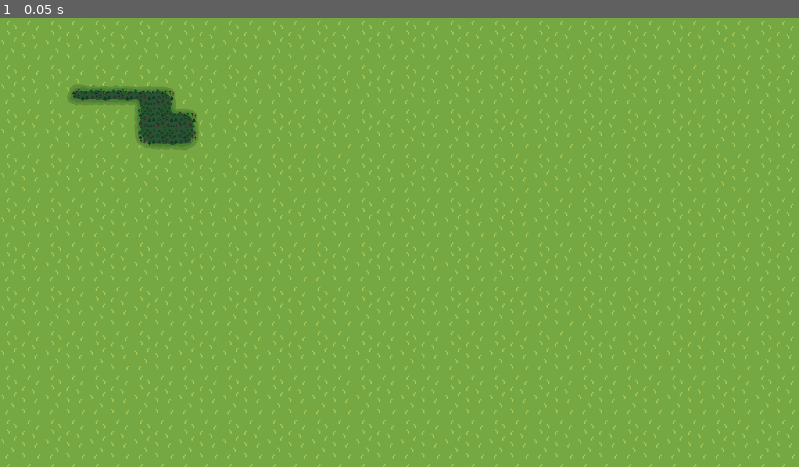
Above: before the commit, frame 1.
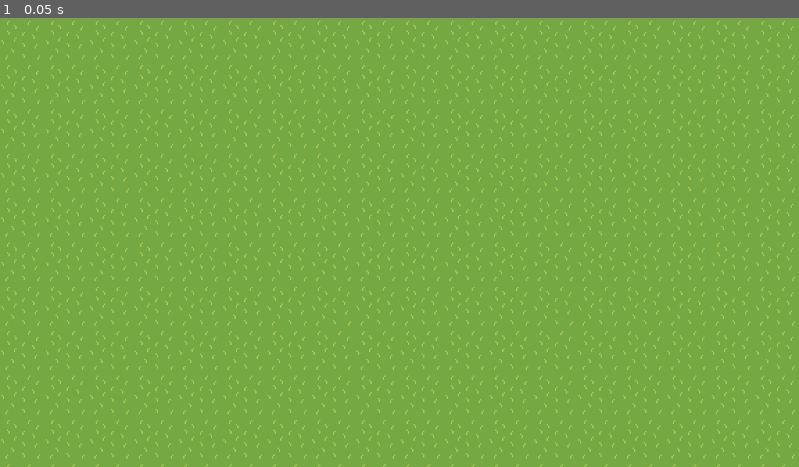
Above: after the commit, the same moment.

Repository: Open-Source-Software-Development/Cardtorium
Game: Godot game, scene res://Scenes/local_multiplayer.tscn
Same seed, same stepped clock (60 frames per second), same inputs: the game is played once before the commit and once after it. The project has no main scene, so this scene is started directly.
Inputs:
- Up to frame 1 (0.05 s): no input

The runs differ from the first frame. In frame 1, 1.2% of the frame differs, in the area x 8-25%, y 14-30%.

Commit message:
Update local_multiplayer.tscn
Finished setting up autotile code

Diff:
--- a/Scenes/local_multiplayer.tscn
+++ b/Scenes/local_multiplayer.tscn
@@ -1,8 +1,10 @@
-[gd_scene load_steps=6 format=3 uid="uid://bhw1nonik7kgl"]
+[gd_scene load_steps=10 format=3 uid="uid://bhw1nonik7kgl"]
 
 [ext_resource type="Script" path="res://Scenes/local_multiplayer.gd" id="1_pn1qt"]
 [ext_resource type="Texture2D" uid="uid://cy60wb4c6abpk" path="res://Assets/forest.png" id="2_5a3g8"]
 [ext_resource type="Texture2D" uid="uid://cx2mc22le2tnq" path="res://Assets/bg.png" id="2_yes3i"]
+[ext_resource type="Texture2D" uid="uid://deyqxd6p57wac" path="res://Assets/mountain.png" id="3_a8k6f"]
+[ext_resource type="Texture2D" uid="uid://otby6u4c8iit" path="res://Assets/water.png" id="4_erujv"]
 
 [sub_resource type="TileSetAtlasSource" id="TileSetAtlasSource_vd3i8"]
 texture = ExtResource("2_5a3g8")
@@ -337,6 +339,672 @@
 6:3/0/terrains_peering_bit/top_side = 0
 6:3/0/terrains_peering_bit/top_right_corner = 0
 
+[sub_resource type="TileSetAtlasSource" id="TileSetAtlasSource_2lbnf"]
+texture = ExtResource("3_a8k6f")
+texture_region_size = Vector2i(32, 32)
+0:0/0 = 0
+0:0/0/terrain_set = 0
+0:0/0/terrain = 1
+0:0/0/terrains_peering_bit/right_side = 1
+0:0/0/terrains_peering_bit/bottom_right_corner = 1
+0:0/0/terrains_peering_bit/bottom_side = 1
+1:0/0 = 0
+1:0/0/terrain_set = 0
+1:0/0/terrain = 1
+1:0/0/terrains_peering_bit/right_side = 1
+1:0/0/terrains_peering_bit/bottom_right_corner = 1
+1:0/0/terrains_peering_bit/bottom_side = 1
+1:0/0/terrains_peering_bit/bottom_left_corner = 1
+1:0/0/terrains_peering_bit/left_side = 1
+2:0/0 = 0
+2:0/0/terrain_set = 0
+2:0/0/terrain = 1
+2:0/0/terrains_peering_bit/bottom_side = 1
+2:0/0/terrains_peering_bit/bottom_left_corner = 1
+2:0/0/terrains_peering_bit/left_side = 1
+3:0/0 = 0
+3:0/0/terrain_set = 0
+3:0/0/terrain = 1
+3:0/0/terrains_peering_bit/bottom_side = 1
+4:0/0 = 0
+4:0/0/terrain_set = 0
+4:0/0/terrain = 1
+4:0/0/terrains_peering_bit/right_side = 1
+4:0/0/terrains_peering_bit/bottom_side = 1
+5:0/0 = 0
+5:0/0/terrain_set = 0
+5:0/0/terrain = 1
+5:0/0/terrains_peering_bit/right_side = 1
+5:0/0/terrains_peering_bit/bottom_side = 1
+5:0/0/terrains_peering_bit/bottom_left_corner = 1
+5:0/0/terrains_peering_bit/left_side = 1
+6:0/0 = 0
+6:0/0/terrain_set = 0
+6:0/0/terrain = 1
+6:0/0/terrains_peering_bit/right_side = 1
+6:0/0/terrains_peering_bit/bottom_right_corner = 1
+6:0/0/terrains_peering_bit/bottom_side = 1
+6:0/0/terrains_peering_bit/left_side = 1
+7:0/0 = 0
+7:0/0/terrain_set = 0
+7:0/0/terrain = 1
+7:0/0/terrains_peering_bit/bottom_side = 1
+7:0/0/terrains_peering_bit/left_side = 1
+8:0/0 = 0
+8:0/0/terrain_set = 0
+8:0/0/terrain = 1
+8:0/0/terrains_peering_bit/right_side = 1
+8:0/0/terrains_peering_bit/bottom_side = 1
+8:0/0/terrains_peering_bit/left_side = 1
+9:0/0 = 0
+9:0/0/terrain_set = 0
+9:0/0/terrain = 1
+9:0/0/terrains_peering_bit/right_side = 1
+9:0/0/terrains_peering_bit/bottom_right_corner = 1
+9:0/0/terrains_peering_bit/bottom_side = 1
+9:0/0/terrains_peering_bit/left_side = 1
+9:0/0/terrains_peering_bit/top_left_corner = 1
+9:0/0/terrains_peering_bit/top_side = 1
+0:1/0 = 0
+0:1/0/terrain_set = 0
+0:1/0/terrain = 1
+0:1/0/terrains_peering_bit/right_side = 1
+0:1/0/terrains_peering_bit/bottom_right_corner = 1
+0:1/0/terrains_peering_bit/bottom_side = 1
+0:1/0/terrains_peering_bit/top_side = 1
+0:1/0/terrains_peering_bit/top_right_corner = 1
+1:1/0 = 0
+1:1/0/terrain_set = 0
+1:1/0/terrain = 1
+1:1/0/terrains_peering_bit/right_side = 1
+1:1/0/terrains_peering_bit/bottom_right_corner = 1
+1:1/0/terrains_peering_bit/bottom_side = 1
+1:1/0/terrains_peering_bit/bottom_left_corner = 1
+1:1/0/terrains_peering_bit/left_side = 1
+1:1/0/terrains_peering_bit/top_left_corner = 1
+1:1/0/terrains_peering_bit/top_side = 1
+1:1/0/terrains_peering_bit/top_right_corner = 1
+2:1/0 = 0
+2:1/0/terrain_set = 0
+2:1/0/terrain = 1
+2:1/0/terrains_peering_bit/bottom_side = 1
+2:1/0/terrains_peering_bit/bottom_left_corner = 1
+2:1/0/terrains_peering_bit/left_side = 1
+2:1/0/terrains_peering_bit/top_left_corner = 1
+2:1/0/terrains_peering_bit/top_side = 1
+3:1/0 = 0
+3:1/0/terrain_set = 0
+3:1/0/terrain = 1
+3:1/0/terrains_peering_bit/bottom_side = 1
+3:1/0/terrains_peering_bit/top_side = 1
+4:1/0 = 0
+4:1/0/terrain_set = 0
+4:1/0/terrain = 1
+4:1/0/terrains_peering_bit/right_side = 1
+4:1/0/terrains_peering_bit/bottom_side = 1
+4:1/0/terrains_peering_bit/top_side = 1
+4:1/0/terrains_peering_bit/top_right_corner = 1
+5:1/0 = 0
+5:1/0/terrain_set = 0
+5:1/0/terrain = 1
+5:1/0/terrains_peering_bit/right_side = 1
+5:1/0/terrains_peering_bit/bottom_side = 1
+5:1/0/terrains_peering_bit/bottom_left_corner = 1
+5:1/0/terrains_peering_bit/left_side = 1
+5:1/0/terrains_peering_bit/top_left_corner = 1
+5:1/0/terrains_peering_bit/top_side = 1
+5:1/0/terrains_peering_bit/top_right_corner = 1
+6:1/0 = 0
+6:1/0/terrain_set = 0
+6:1/0/terrain = 1
+6:1/0/terrains_peering_bit/right_side = 1
+6:1/0/terrains_peering_bit/bottom_right_corner = 1
+6:1/0/terrains_peering_bit/bottom_side = 1
+6:1/0/terrains_peering_bit/left_side = 1
+6:1/0/terrains_peering_bit/top_left_corner = 1
+6:1/0/terrains_peering_bit/top_side = 1
+6:1/0/terrains_peering_bit/top_right_corner = 1
+7:1/0 = 0
+7:1/0/terrain_set = 0
+7:1/0/terrain = 1
+7:1/0/terrains_peering_bit/bottom_side = 1
+7:1/0/terrains_peering_bit/left_side = 1
+7:1/0/terrains_peering_bit/top_left_corner = 1
+7:1/0/terrains_peering_bit/top_side = 1
+8:1/0 = 0
+8:1/0/terrain_set = 0
+8:1/0/terrain = 1
+8:1/0/terrains_peering_bit/right_side = 1
+8:1/0/terrains_peering_bit/bottom_side = 1
+8:1/0/terrains_peering_bit/left_side = 1
+8:1/0/terrains_peering_bit/top_left_corner = 1
+8:1/0/terrains_peering_bit/top_side = 1
+8:1/0/terrains_peering_bit/top_right_corner = 1
+9:1/0 = 0
+9:1/0/terrain_set = 0
+9:1/0/terrain = 1
+9:1/0/terrains_peering_bit/right_side = 1
+9:1/0/terrains_peering_bit/bottom_side = 1
+9:1/0/terrains_peering_bit/bottom_left_corner = 1
+9:1/0/terrains_peering_bit/left_side = 1
+9:1/0/terrains_peering_bit/top_side = 1
+9:1/0/terrains_peering_bit/top_right_corner = 1
+0:2/0 = 0
+0:2/0/terrain_set = 0
+0:2/0/terrain = 1
+0:2/0/terrains_peering_bit/right_side = 1
+0:2/0/terrains_peering_bit/top_side = 1
+0:2/0/terrains_peering_bit/top_right_corner = 1
+1:2/0 = 0
+1:2/0/terrain_set = 0
+1:2/0/terrain = 1
+1:2/0/terrains_peering_bit/right_side = 1
+1:2/0/terrains_peering_bit/left_side = 1
+1:2/0/terrains_peering_bit/top_left_corner = 1
+1:2/0/terrains_peering_bit/top_side = 1
+1:2/0/terrains_peering_bit/top_right_corner = 1
+2:2/0 = 0
+2:2/0/terrain_set = 0
+2:2/0/terrain = 1
+2:2/0/terrains_peering_bit/left_side = 1
+2:2/0/terrains_peering_bit/top_left_corner = 1
+2:2/0/terrains_peering_bit/top_side = 1
+3:2/0 = 0
+3:2/0/terrain_set = 0
+3:2/0/terrain = 1
+3:2/0/terrains_peering_bit/top_side = 1
+4:2/0 = 0
+4:2/0/terrain_set = 0
+4:2/0/terrain = 1
+4:2/0/terrains_peering_bit/right_side = 1
+4:2/0/terrains_peering_bit/bottom_right_corner = 1
+4:2/0/terrains_peering_bit/bottom_side = 1
+4:2/0/terrains_peering_bit/top_side = 1
+5:2/0 = 0
+5:2/0/terrain_set = 0
+5:2/0/terrain = 1
+5:2/0/terrains_peering_bit/right_side = 1
+5:2/0/terrains_peering_bit/bottom_right_corner = 1
+5:2/0/terrains_peering_bit/bottom_side = 1
+5:2/0/terrains_peering_bit/bottom_left_corner = 1
+5:2/0/terrains_peering_bit/left_side = 1
+5:2/0/terrains_peering_bit/top_left_corner = 1
+5:2/0/terrains_peering_bit/top_side = 1
+6:2/0 = 0
+6:2/0/terrain_set = 0
+6:2/0/terrain = 1
+6:2/0/terrains_peering_bit/right_side = 1
+6:2/0/terrains_peering_bit/bottom_right_corner = 1
+6:2/0/terrains_peering_bit/bottom_side = 1
+6:2/0/terrains_peering_bit/bottom_left_corner = 1
+6:2/0/terrains_peering_bit/left_side = 1
+6:2/0/terrains_peering_bit/top_side = 1
+6:2/0/terrains_peering_bit/top_right_corner = 1
+7:2/0 = 0
+7:2/0/terrain_set = 0
+7:2/0/terrain = 1
+7:2/0/terrains_peering_bit/bottom_side = 1
+7:2/0/terrains_peering_bit/bottom_left_corner = 1
+7:2/0/terrains_peering_bit/left_side = 1
+7:2/0/terrains_peering_bit/top_side = 1
+8:2/0 = 0
+8:2/0/terrain_set = 0
+8:2/0/terrain = 1
+8:2/0/terrains_peering_bit/right_side = 1
+8:2/0/terrains_peering_bit/bottom_right_corner = 1
+8:2/0/terrains_peering_bit/bottom_side = 1
+8:2/0/terrains_peering_bit/bottom_left_corner = 1
+8:2/0/terrains_peering_bit/left_side = 1
+8:2/0/terrains_peering_bit/top_side = 1
+9:2/0 = 0
+9:2/0/terrain_set = 0
+9:2/0/terrain = 1
+9:2/0/terrains_peering_bit/right_side = 1
+9:2/0/terrains_peering_bit/bottom_right_corner = 1
+9:2/0/terrains_peering_bit/bottom_side = 1
+9:2/0/terrains_peering_bit/left_side = 1
+9:2/0/terrains_peering_bit/top_side = 1
+10:2/0 = 0
+10:2/0/terrain_set = 0
+10:2/0/terrain = 1
+10:2/0/terrains_peering_bit/right_side = 1
+10:2/0/terrains_peering_bit/bottom_side = 1
+10:2/0/terrains_peering_bit/bottom_left_corner = 1
+10:2/0/terrains_peering_bit/left_side = 1
+10:2/0/terrains_peering_bit/top_side = 1
+0:3/0 = 0
+0:3/0/terrain_set = 0
+0:3/0/terrain = 1
+0:3/0/terrains_peering_bit/right_side = 1
+1:3/0 = 0
+1:3/0/terrain_set = 0
+1:3/0/terrain = 1
+1:3/0/terrains_peering_bit/right_side = 1
+1:3/0/terrains_peering_bit/left_side = 1
+2:3/0 = 0
+2:3/0/terrain_set = 0
+2:3/0/terrain = 1
+2:3/0/terrains_peering_bit/left_side = 1
+3:3/0 = 0
+3:3/0/terrain_set = 0
+3:3/0/terrain = 1
+4:3/0 = 0
+4:3/0/terrain_set = 0
+4:3/0/terrain = 1
+4:3/0/terrains_peering_bit/right_side = 1
+4:3/0/terrains_peering_bit/top_side = 1
+5:3/0 = 0
+5:3/0/terrain_set = 0
+5:3/0/terrain = 1
+5:3/0/terrains_peering_bit/right_side = 1
+5:3/0/terrains_peering_bit/left_side = 1
+5:3/0/terrains_peering_bit/top_left_corner = 1
+5:3/0/terrains_peering_bit/top_side = 1
+6:3/0 = 0
+6:3/0/terrain_set = 0
+6:3/0/terrain = 1
+6:3/0/terrains_peering_bit/right_side = 1
+6:3/0/terrains_peering_bit/left_side = 1
+6:3/0/terrains_peering_bit/top_side = 1
+6:3/0/terrains_peering_bit/top_right_corner = 1
+7:3/0 = 0
+7:3/0/terrain_set = 0
+7:3/0/terrain = 1
+7:3/0/terrains_peering_bit/left_side = 1
+7:3/0/terrains_peering_bit/top_side = 1
+8:3/0 = 0
+8:3/0/terrain_set = 0
+8:3/0/terrain = 1
+8:3/0/terrains_peering_bit/right_side = 1
+8:3/0/terrains_peering_bit/left_side = 1
+8:3/0/terrains_peering_bit/top_side = 1
+9:3/0 = 0
+9:3/0/terrain_set = 0
+9:3/0/terrain = 1
+9:3/0/terrains_peering_bit/right_side = 1
+9:3/0/terrains_peering_bit/bottom_side = 1
+9:3/0/terrains_peering_bit/left_side = 1
+9:3/0/terrains_peering_bit/top_side = 1
+9:3/0/terrains_peering_bit/top_right_corner = 1
+10:3/0 = 0
+10:3/0/terrain_set = 0
+10:3/0/terrain = 1
+10:3/0/terrains_peering_bit/right_side = 1
+10:3/0/terrains_peering_bit/bottom_side = 1
+10:3/0/terrains_peering_bit/left_side = 1
+10:3/0/terrains_peering_bit/top_left_corner = 1
+10:3/0/terrains_peering_bit/top_side = 1
+4:4/0 = 0
+4:4/0/terrain_set = 0
+4:4/0/terrain = 1
+4:4/0/terrains_peering_bit/right_side = 1
+4:4/0/terrains_peering_bit/bottom_side = 1
+4:4/0/terrains_peering_bit/top_side = 1
+5:4/0 = 0
+5:4/0/terrain_set = 0
+5:4/0/terrain = 1
+5:4/0/terrains_peering_bit/right_side = 1
+5:4/0/terrains_peering_bit/bottom_side = 1
+5:4/0/terrains_peering_bit/bottom_left_corner = 1
+5:4/0/terrains_peering_bit/left_side = 1
+5:4/0/terrains_peering_bit/top_left_corner = 1
+5:4/0/terrains_peering_bit/top_side = 1
+6:4/0 = 0
+6:4/0/terrain_set = 0
+6:4/0/terrain = 1
+6:4/0/terrains_peering_bit/right_side = 1
+6:4/0/terrains_peering_bit/bottom_right_corner = 1
+6:4/0/terrains_peering_bit/bottom_side = 1
+6:4/0/terrains_peering_bit/left_side = 1
+6:4/0/terrains_peering_bit/top_side = 1
+6:4/0/terrains_peering_bit/top_right_corner = 1
+7:4/0 = 0
+7:4/0/terrain_set = 0
+7:4/0/terrain = 1
+7:4/0/terrains_peering_bit/bottom_side = 1
+7:4/0/terrains_peering_bit/left_side = 1
+7:4/0/terrains_peering_bit/top_side = 1
+8:4/0 = 0
+8:4/0/terrain_set = 0
+8:4/0/terrain = 1
+8:4/0/terrains_peering_bit/right_side = 1
+8:4/0/terrains_peering_bit/bottom_side = 1
+8:4/0/terrains_peering_bit/left_side = 1
+8:4/0/terrains_peering_bit/top_side = 1
+
+[sub_resource type="TileSetAtlasSource" id="TileSetAtlasSource_imnwa"]
+texture = ExtResource("4_erujv")
+texture_region_size = Vector2i(32, 32)
+0:0/0 = 0
+0:0/0/terrain_set = 0
+0:0/0/terrain = 2
+0:0/0/terrains_peering_bit/right_side = 2
+0:0/0/terrains_peering_bit/bottom_right_corner = 2
+0:0/0/terrains_peering_bit/bottom_side = 2
+1:0/0 = 0
+1:0/0/terrain_set = 0
+1:0/0/terrain = 2
+1:0/0/terrains_peering_bit/right_side = 2
+1:0/0/terrains_peering_bit/bottom_right_corner = 2
+1:0/0/terrains_peering_bit/bottom_side = 2
+1:0/0/terrains_peering_bit/bottom_left_corner = 2
+1:0/0/terrains_peering_bit/left_side = 2
+2:0/0 = 0
+2:0/0/terrain_set = 0
+2:0/0/terrain = 2
+2:0/0/terrains_peering_bit/bottom_side = 2
+2:0/0/terrains_peering_bit/bottom_left_corner = 2
+2:0/0/terrains_peering_bit/left_side = 2
+3:0/0 = 0
+3:0/0/terrain_set = 0
+3:0/0/terrain = 2
+3:0/0/terrains_peering_bit/bottom_side = 2
+4:0/0 = 0
+4:0/0/terrain_set = 0
+4:0/0/terrain = 2
+4:0/0/terrains_peering_bit/right_side = 2
+4:0/0/terrains_peering_bit/bottom_side = 2
+5:0/0 = 0
+5:0/0/terrain_set = 0
+5:0/0/terrain = 2
+5:0/0/terrains_peering_bit/right_side = 2
+5:0/0/terrains_peering_bit/bottom_side = 2
+5:0/0/terrains_peering_bit/bottom_left_corner = 2
+5:0/0/terrains_peering_bit/left_side = 2
+6:0/0 = 0
+6:0/0/terrain_set = 0
+6:0/0/terrain = 2
+6:0/0/terrains_peering_bit/right_side = 2
+6:0/0/terrains_peering_bit/bottom_right_corner = 2
+6:0/0/terrains_peering_bit/bottom_side = 2
+6:0/0/terrains_peering_bit/left_side = 2
+7:0/0 = 0
+7:0/0/terrain_set = 0
+7:0/0/terrain = 2
+7:0/0/terrains_peering_bit/bottom_side = 2
+7:0/0/terrains_peering_bit/left_side = 2
+8:0/0 = 0
+8:0/0/terrain_set = 0
+8:0/0/terrain = 2
+8:0/0/terrains_peering_bit/right_side = 2
+8:0/0/terrains_peering_bit/bottom_side = 2
+8:0/0/terrains_peering_bit/left_side = 2
+9:0/0 = 0
+9:0/0/terrain_set = 0
+9:0/0/terrain = 2
+9:0/0/terrains_peering_bit/right_side = 2
+9:0/0/terrains_peering_bit/bottom_right_corner = 2
+9:0/0/terrains_peering_bit/bottom_side = 2
+9:0/0/terrains_peering_bit/left_side = 2
+9:0/0/terrains_peering_bit/top_left_corner = 2
+9:0/0/terrains_peering_bit/top_side = 2
+0:1/0 = 0
+0:1/0/terrain_set = 0
+0:1/0/terrain = 2
+0:1/0/terrains_peering_bit/right_side = 2
+0:1/0/terrains_peering_bit/bottom_right_corner = 2
+0:1/0/terrains_peering_bit/bottom_side = 2
+0:1/0/terrains_peering_bit/top_side = 2
+0:1/0/terrains_peering_bit/top_right_corner = 2
+1:1/0 = 0
+1:1/0/terrain_set = 0
+1:1/0/terrain = 2
+1:1/0/terrains_peering_bit/right_side = 2
+1:1/0/terrains_peering_bit/bottom_right_corner = 2
+1:1/0/terrains_peering_bit/bottom_side = 2
+1:1/0/terrains_peering_bit/bottom_left_corner = 2
+1:1/0/terrains_peering_bit/left_side = 2
+1:1/0/terrains_peering_bit/top_left_corner = 2
+1:1/0/terrains_peering_bit/top_side = 2
+1:1/0/terrains_peering_bit/top_right_corner = 2
+2:1/0 = 0
+2:1/0/terrain_set = 0
+2:1/0/terrain = 2
+2:1/0/terrains_peering_bit/bottom_side = 2
+2:1/0/terrains_peering_bit/bottom_left_corner = 2
+2:1/0/terrains_peering_bit/left_side = 2
+2:1/0/terrains_peering_bit/top_left_corner = 2
+2:1/0/terrains_peering_bit/top_side = 2
+3:1/0 = 0
+3:1/0/terrain_set = 0
+3:1/0/terrain = 2
+3:1/0/terrains_peering_bit/bottom_side = 2
+3:1/0/terrains_peering_bit/top_side = 2
+4:1/0 = 0
+4:1/0/terrain_set = 0
+4:1/0/terrain = 2
+4:1/0/terrains_peering_bit/right_side = 2
+4:1/0/terrains_peering_bit/bottom_side = 2
+4:1/0/terrains_peering_bit/top_side = 2
+4:1/0/terrains_peering_bit/top_right_corner = 2
+5:1/0 = 0
+5:1/0/terrain_set = 0
+5:1/0/terrain = 2
+5:1/0/terrains_peering_bit/right_side = 2
+5:1/0/terrains_peering_bit/bottom_side = 2
+5:1/0/terrains_peering_bit/bottom_left_corner = 2
+5:1/0/terrains_peering_bit/left_side = 2
+5:1/0/terrains_peering_bit/top_left_corner = 2
+5:1/0/terrains_peering_bit/top_side = 2
+5:1/0/terrains_peering_bit/top_right_corner = 2
+6:1/0 = 0
+6:1/0/terrain_set = 0
+6:1/0/terrain = 2
+6:1/0/terrains_peering_bit/right_side = 2
+6:1/0/terrains_peering_bit/bottom_right_corner = 2
+6:1/0/terrains_peering_bit/bottom_side = 2
+6:1/0/terrains_peering_bit/left_side = 2
+6:1/0/terrains_peering_bit/top_left_corner = 2
+6:1/0/terrains_peering_bit/top_side = 2
+6:1/0/terrains_peering_bit/top_right_corner = 2
+7:1/0 = 0
+7:1/0/terrain_set = 0
+7:1/0/terrain = 2
+7:1/0/terrains_peering_bit/bottom_side = 2
+7:1/0/terrains_peering_bit/left_side = 2
+7:1/0/terrains_peering_bit/top_left_corner = 2
+7:1/0/terrains_peering_bit/top_side = 2
+8:1/0 = 0
+8:1/0/terrain_set = 0
+8:1/0/terrain = 2
+8:1/0/terrains_peering_bit/right_side = 2
+8:1/0/terrains_peering_bit/bottom_side = 2
+8:1/0/terrains_peering_bit/left_side = 2
+8:1/0/terrains_peering_bit/top_left_corner = 2
+8:1/0/terrains_peering_bit/top_side = 2
+8:1/0/terrains_peering_bit/top_right_corner = 2
+9:1/0 = 0
+9:1/0/terrain_set = 0
+9:1/0/terrain = 2
+9:1/0/terrains_peering_bit/right_side = 2
+9:1/0/terrains_peering_bit/bottom_side = 2
+9:1/0/terrains_peering_bit/bottom_left_corner = 2
+9:1/0/terrains_peering_bit/left_side = 2
+9:1/0/terrains_peering_bit/top_side = 2
+9:1/0/terrains_peering_bit/top_right_corner = 2
+0:2/0 = 0
+0:2/0/terrain_set = 0
+0:2/0/terrain = 2
+0:2/0/terrains_peering_bit/right_side = 2
+0:2/0/terrains_peering_bit/top_side = 2
+0:2/0/terrains_peering_bit/top_right_corner = 2
+1:2/0 = 0
+1:2/0/terrain_set = 0
+1:2/0/terrain = 2
+1:2/0/terrains_peering_bit/right_side = 2
+1:2/0/terrains_peering_bit/left_side = 2
+1:2/0/terrains_peering_bit/top_left_corner = 2
+1:2/0/terrains_peering_bit/top_side = 2
+1:2/0/terrains_peering_bit/top_right_corner = 2
+2:2/0 = 0
+2:2/0/terrain_set = 0
+2:2/0/terrain = 2
+2:2/0/terrains_peering_bit/left_side = 2
+2:2/0/terrains_peering_bit/top_left_corner = 2
+2:2/0/terrains_peering_bit/top_side = 2
+3:2/0 = 0
+3:2/0/terrain_set = 0
+3:2/0/terrain = 2
+3:2/0/terrains_peering_bit/top_side = 2
+4:2/0 = 0
+4:2/0/terrain_set = 0
+4:2/0/terrain = 2
+4:2/0/terrains_peering_bit/right_side = 2
+4:2/0/terrains_peering_bit/bottom_right_corner = 2
+4:2/0/terrains_peering_bit/bottom_side = 2
+4:2/0/terrains_peering_bit/top_side = 2
+5:2/0 = 0
+5:2/0/terrain_set = 0
+5:2/0/terrain = 2
+5:2/0/terrains_peering_bit/right_side = 2
+5:2/0/terrains_peering_bit/bottom_right_corner = 2
+5:2/0/terrains_peering_bit/bottom_side = 2
+5:2/0/terrains_peering_bit/bottom_left_corner = 2
+5:2/0/terrains_peering_bit/left_side = 2
+5:2/0/terrains_peering_bit/top_left_corner = 2
+5:2/0/terrains_peering_bit/top_side = 2
+6:2/0 = 0
+6:2/0/terrain_set = 0
+6:2/0/terrain = 2
+6:2/0/terrains_peering_bit/right_side = 2
+6:2/0/terrains_peering_bit/bottom_right_corner = 2
+6:2/0/terrains_peering_bit/bottom_side = 2
+6:2/0/terrains_peering_bit/bottom_left_corner = 2
+6:2/0/terrains_peering_bit/left_side = 2
+6:2/0/terrains_peering_bit/top_side = 2
+6:2/0/terrains_peering_bit/top_right_corner = 2
+7:2/0 = 0
+7:2/0/terrain_set = 0
+7:2/0/terrain = 2
+7:2/0/terrains_peering_bit/bottom_side = 2
+7:2/0/terrains_peering_bit/bottom_left_corner = 2
+7:2/0/terrains_peering_bit/left_side = 2
+7:2/0/terrains_peering_bit/top_side = 2
+8:2/0 = 0
+8:2/0/terrain_set = 0
+8:2/0/terrain = 2
+8:2/0/terrains_peering_bit/right_side = 2
+8:2/0/terrains_peering_bit/bottom_right_corner = 2
+8:2/0/terrains_peering_bit/bottom_side = 2
+8:2/0/terrains_peering_bit/bottom_left_corner = 2
+8:2/0/terrains_peering_bit/left_side = 2
+8:2/0/terrains_peering_bit/top_side = 2
+9:2/0 = 0
+9:2/0/terrain_set = 0
+9:2/0/terrain = 2
+9:2/0/terrains_peering_bit/right_side = 2
+9:2/0/terrains_peering_bit/bottom_right_corner = 2
+9:2/0/terrains_peering_bit/bottom_side = 2
+9:2/0/terrains_peering_bit/left_side = 2
+9:2/0/terrains_peering_bit/top_side = 2
+10:2/0 = 0
+10:2/0/terrain_set = 0
+10:2/0/terrain = 2
+10:2/0/terrains_peering_bit/right_side = 2
+10:2/0/terrains_peering_bit/bottom_side = 2
+10:2/0/terrains_peering_bit/bottom_left_corner = 2
+10:2/0/terrains_peering_bit/left_side = 2
+10:2/0/terrains_peering_bit/top_side = 2
+0:3/0 = 0
+0:3/0/terrain_set = 0
+0:3/0/terrain = 2
+0:3/0/terrains_peering_bit/right_side = 2
+1:3/0 = 0
+1:3/0/terrain_set = 0
+1:3/0/terrain = 2
+1:3/0/terrains_peering_bit/right_side = 2
+1:3/0/terrains_peering_bit/left_side = 2
+2:3/0 = 0
+2:3/0/terrain_set = 0
+2:3/0/terrain = 2
+2:3/0/terrains_peering_bit/left_side = 2
+3:3/0 = 0
+3:3/0/terrain_set = 0
+3:3/0/terrain = 2
+4:3/0 = 0
+4:3/0/terrain_set = 0
+4:3/0/terrain = 2
+4:3/0/terrains_peering_bit/right_side = 2
+4:3/0/terrains_peering_bit/top_side = 2
+5:3/0 = 0
+5:3/0/terrain_set = 0
+5:3/0/terrain = 2
+5:3/0/terrains_peering_bit/right_side = 2
+5:3/0/terrains_peering_bit/left_side = 2
+5:3/0/terrains_peering_bit/top_left_corner = 2
+5:3/0/terrains_peering_bit/top_side = 2
+6:3/0 = 0
+6:3/0/terrain_set = 0
+6:3/0/terrain = 2
+6:3/0/terrains_peering_bit/right_side = 2
+6:3/0/terrains_peering_bit/left_side = 2
+6:3/0/terrains_peering_bit/top_side = 2
+6:3/0/terrains_peering_bit/top_right_corner = 2
+7:3/0 = 0
+7:3/0/terrain_set = 0
+7:3/0/terrain = 2
+7:3/0/terrains_peering_bit/left_side = 2
+7:3/0/terrains_peering_bit/top_side = 2
+8:3/0 = 0
+8:3/0/terrain_set = 0
+8:3/0/terrain = 2
+8:3/0/terrains_peering_bit/right_side = 2
+8:3/0/terrains_peering_bit/left_side = 2
+8:3/0/terrains_peering_bit/top_side = 2
+9:3/0 = 0
+9:3/0/terrain_set = 0
+9:3/0/terrain = 2
+9:3/0/terrains_peering_bit/right_side = 2
+9:3/0/terrains_peering_bit/bottom_side = 2
+9:3/0/terrains_peering_bit/left_side = 2
+9:3/0/terrains_peering_bit/top_side = 2
+9:3/0/terrains_peering_bit/top_right_corner = 2
+10:3/0 = 0
+10:3/0/terrain_set = 0
+10:3/0/terrain = 2
+10:3/0/terrains_peering_bit/right_side = 2
+10:3/0/terrains_peering_bit/bottom_side = 2
+10:3/0/terrains_peering_bit/left_side = 2
+10:3/0/terrains_peering_bit/top_left_corner = 2
+10:3/0/terrains_peering_bit/top_side = 2
+4:4/0 = 0
+4:4/0/terrain_set = 0
+4:4/0/terrain = 2
+4:4/0/terrains_peering_bit/right_side = 2
+4:4/0/terrains_peering_bit/bottom_side = 2
+4:4/0/terrains_peering_bit/top_side = 2
+5:4/0 = 0
+5:4/0/terrain_set = 0
+5:4/0/terrain = 2
+5:4/0/terrains_peering_bit/right_side = 2
+5:4/0/terrains_peering_bit/bottom_side = 2
+5:4/0/terrains_peering_bit/bottom_left_corner = 2
+5:4/0/terrains_peering_bit/left_side = 2
+5:4/0/terrains_peering_bit/top_left_corner = 2
+5:4/0/terrains_peering_bit/top_side = 2
+6:4/0 = 0
+6:4/0/terrain_set = 0
+6:4/0/terrain = 2
+6:4/0/terrains_peering_bit/right_side = 2
+6:4/0/terrains_peering_bit/bottom_right_corner = 2
+6:4/0/terrains_peering_bit/bottom_side = 2
+6:4/0/terrains_peering_bit/left_side = 2
+6:4/0/terrains_peering_bit/top_side = 2
+6:4/0/terrains_peering_bit/top_right_corner = 2
+7:4/0 = 0
+7:4/0/terrain_set = 0
+7:4/0/terrain = 2
+7:4/0/terrains_peering_bit/bottom_side = 2
+7:4/0/terrains_peering_bit/left_side = 2
+7:4/0/terrains_peering_bit/top_side = 2
+8:4/0 = 0
+8:4/0/terrain_set = 0
+8:4/0/terrain = 2
+8:4/0/terrains_peering_bit/right_side = 2
+8:4/0/terrains_peering_bit/bottom_side = 2
+8:4/0/terrains_peering_bit/left_side = 2
+8:4/0/terrains_peering_bit/top_side = 2
+
 [sub_resource type="TileSet" id="TileSet_n8dcm"]
 tile_size = Vector2i(32, 32)
 terrain_set_0/mode = 0
@@ -345,8 +1013,10 @@
 terrain_set_0/terrain_1/name = "Mountain"
 terrain_set_0/terrain_1/color = Color(0.5, 0.4375, 0.25, 1)
 terrain_set_0/terrain_2/name = "Water"
-terrain_set_0/terrain_2/color = Color(0.46875, 0.5, 0.25, 1)
+terrain_set_0/terrain_2/color = Color(0, 0.494118, 0.8, 1)
 sources/0 = SubResource("TileSetAtlasSource_vd3i8")
+sources/1 = SubResource("TileSetAtlasSource_2lbnf")
+sources/2 = SubResource("TileSetAtlasSource_imnwa")
 
 [node name="Local_Multiplayer" type="Node2D"]
 script = ExtResource("1_pn1qt")
@@ -355,7 +1025,6 @@
 z_index = 1
 tile_set = SubResource("TileSet_n8dcm")
 format = 2
-layer_0/tile_data = PackedInt32Array(196611, 0, 3, 196612, 65536, 3, 196613, 65536, 3, 196614, 393216, 0, 196615, 131072, 0, 262150, 0, 1, 327686, 0, 2, 327687, 65536, 2, 327688, 131072, 2, 262151, 327680, 2, 262152, 131072, 0)
 
 [node name="Background" type="Sprite2D" parent="."]
 scale = Vector2(2, 2)
